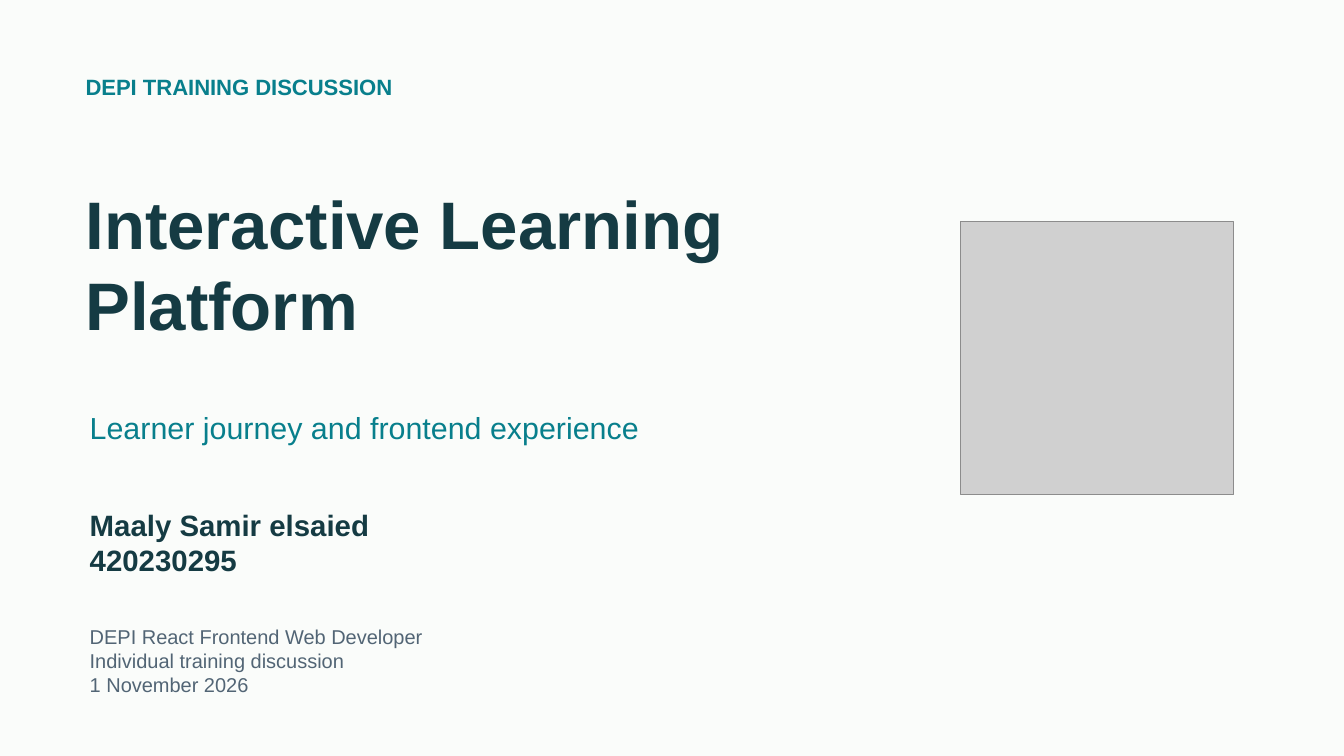
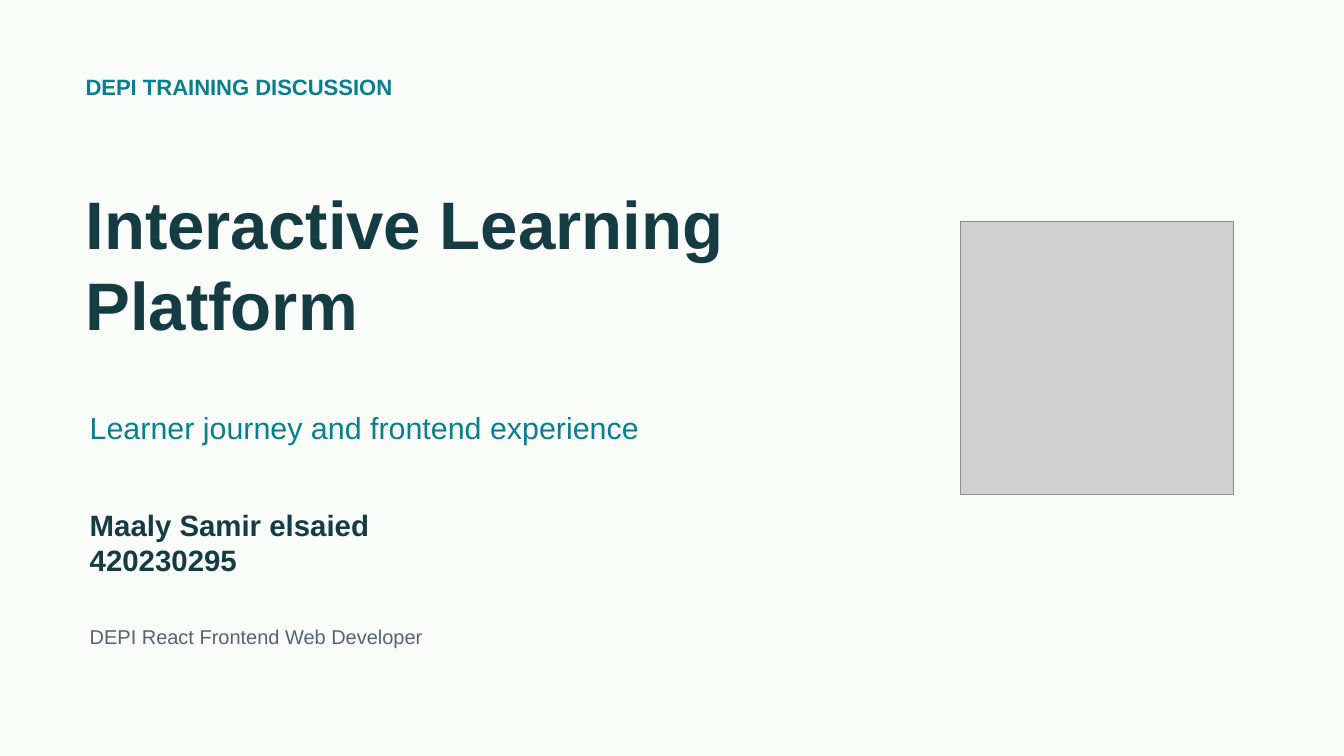
Before and after one commit to Saif-eldin-Ahmed-Helmy/Interactive-Learning-Platform, a slide deck: slide 1 of output/discussion/Maaly-DEPI-Discussion.pptx. Drawn at 1344x756 pixels with LibreOffice and Linux fonts; fonts in the diff are those of the drawing; grey boxes stand for pictures. Boxes give left, top, right and bottom in pixels: in the first picture for what was removed or moved away, otherwise in the second. Text is boxed around its words. In the diff, an @@ line names an element or a change of style, - is before the commit and + after.

```diff
--- a/output/discussion/Maaly-DEPI-Discussion.pptx
+++ b/output/discussion/Maaly-DEPI-Discussion.pptx
@@ text at bbox=[90, 653, 344, 692]: paragraphs removed @@
-Individual training discussion
-1 November 2026
```
Also in this commit, not shown: 4 other files.
